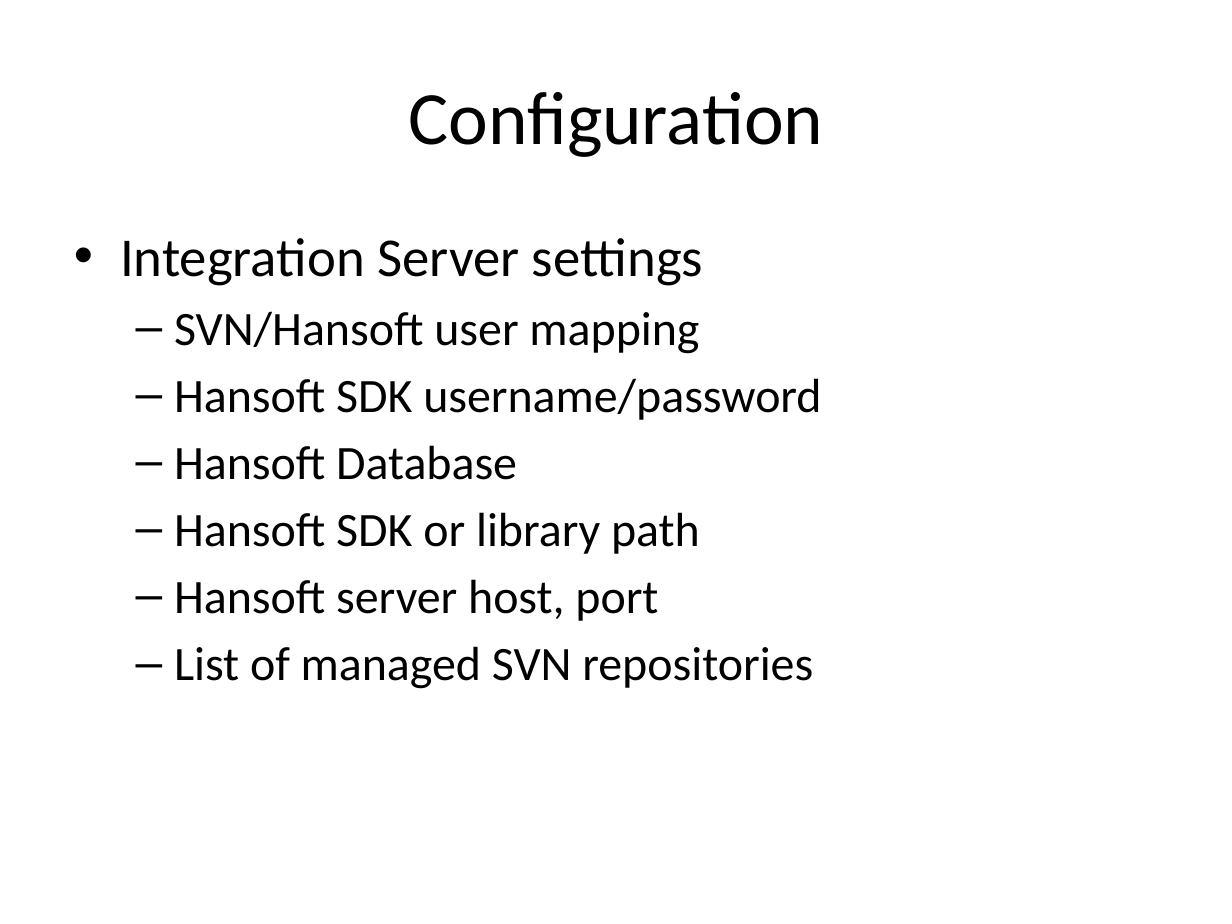
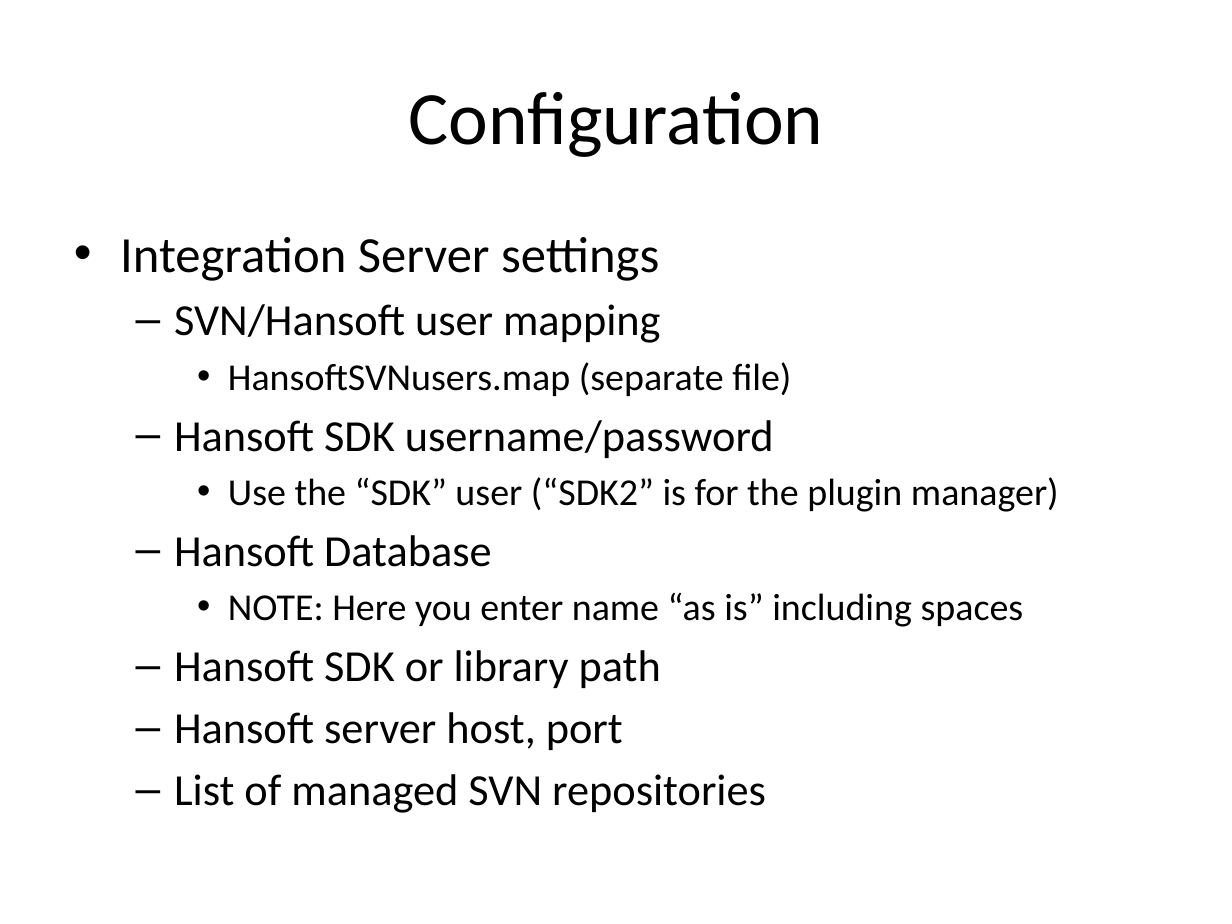
Before and after one commit to FindOut/hansoft-svn, a slide deck: slide 7 of HansoftSVN Integration Overview.pptx (slide 6 before the commit). Drawn at 1232x924 pixels with LibreOffice and Linux fonts; fonts in the diff are those of the drawing. Boxes give left, top, right and bottom in pixels: in the first picture for what was removed or moved away, otherwise in the second. Text is boxed around its words. In the diff, an @@ line names an element or a change of style, - is before the commit and + after.

Commit message:
Updates the HansoftSVN Integration Overview presentation with configuration details

```diff
--- a/HansoftSVN Integration Overview.pptx
+++ b/HansoftSVN Integration Overview.pptx
@@ text at (x1=120, y1=237, x2=774, y2=813): size 32 to 29.6 pt in "Integration Server settings"; size 28 to 25.9 pt in "SVN/Hansoft user mapping", "Hansoft SDK username/password", "Hansoft Database", "Hansoft SDK or library path" and 2 more places @@
@@ text at (x1=228, y1=362, x2=791, y2=396): paragraph added @@
+    • HansoftSVNusers.map (separate file)
@@ text at (x1=228, y1=477, x2=1059, y2=512): paragraph added @@
+    • Use the “SDK” user (“SDK2” is for the plugin manager)
@@ text at (x1=228, y1=593, x2=1024, y2=627): paragraph added @@
+    • NOTE: Here you enter name “as is” including spaces
```
Also in this commit, not shown: 4 other slides changed, 1 slide added.
